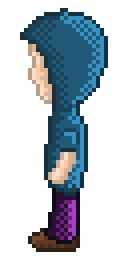
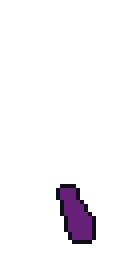
Layers edited between the first and the second 128 × 256 image:
showed group "07" (5 layers) over 56, 184, 96, 244
added group "perna copy 3" with 4 layers in group "07" over 56, 184, 96, 244
added layer "pernas" (2nd of 8, in "07" › "perna copy 3") in group "perna copy 3" over 56, 184, 96, 244
added layer "pernas-fill" (2nd of 8, in "07" › "perna copy 3") in group "perna copy 3" over 60, 188, 96, 244
hid group "01" (25 layers) over 20, 8, 108, 252
removed group "esquerda" (25 layers) from group "01" over 20, 8, 108, 252
hid group "braco" (1st of 2, in "01") (4 layers), moved it into group "01" over 48, 152, 76, 184
hid group "tronco + touca" (4 layers), moved it into group "01" over 20, 8, 108, 196
hid group "cabeça" (4 layers), moved it into group "01" over 28, 28, 104, 108
moved "perna" (3rd of 3, in "01") into group "01" over 44, 184, 80, 244
hid "pernas-light" (8th of 8, in "01" › "perna") over 68, 188, 76, 240
hid "perna-shado" (8th of 8, in "01" › "perna") over 48, 188, 76, 240
painted on "pernas" (8th of 8, in "01" › "perna") over 52, 188, 56, 192
hid group "pes" (1st of 2, in "01") (4 layers), moved it into group "01" over 28, 224, 80, 252
